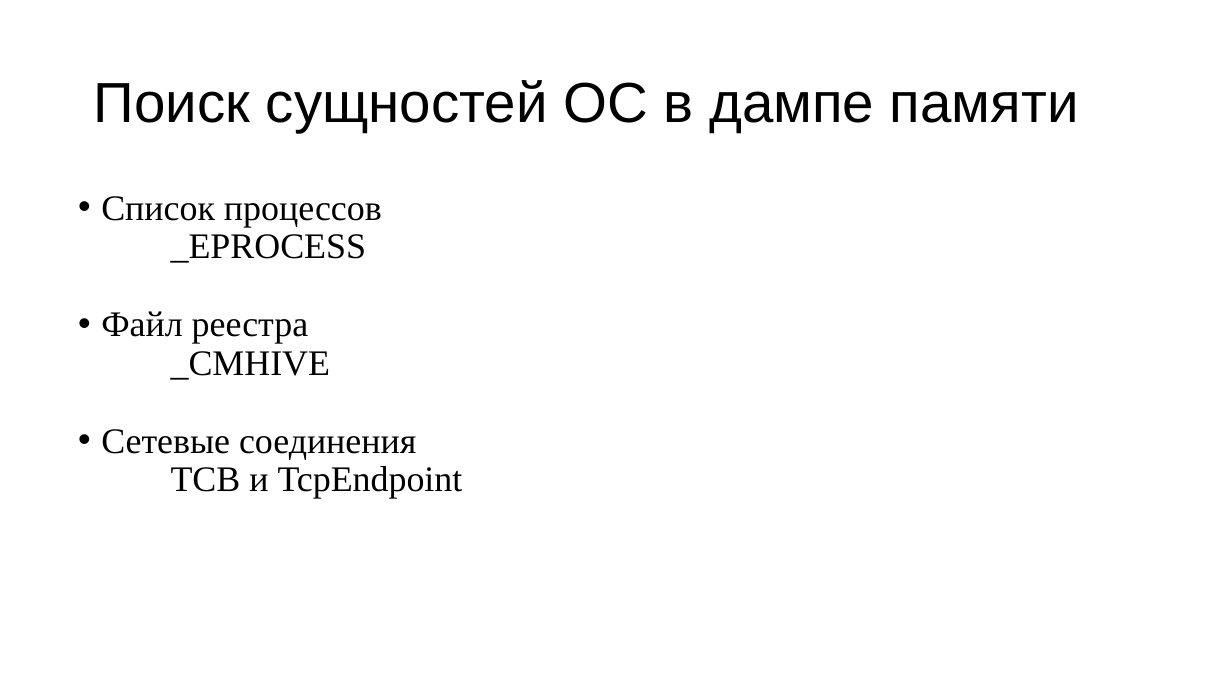
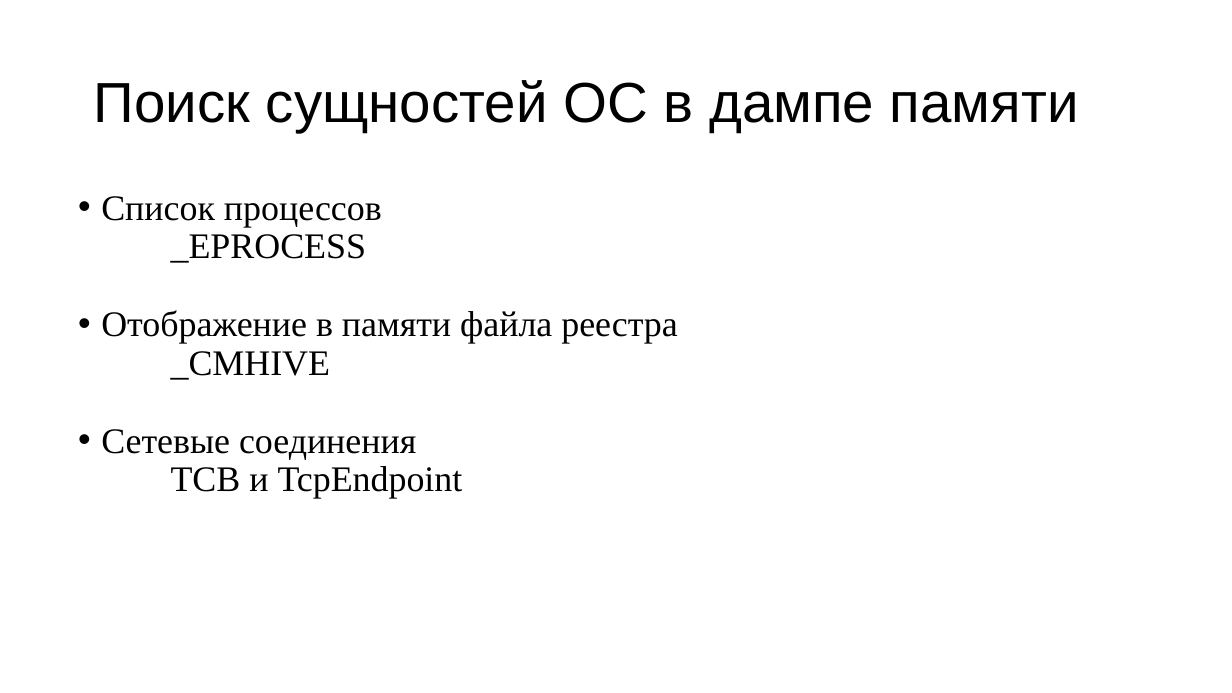
Before and after one commit to vasiliy249/diploma, a slide deck: slide 9 of diploma.pptx. Drawn at 1232x693 pixels with LibreOffice and Linux fonts; fonts in the diff are those of the drawing. Boxes give left, top, right and bottom in pixels: in the first picture for what was removed or moved away, otherwise in the second. Text is boxed around its words. In the diff, an @@ line names an element or a change of style, - is before the commit and + after.

```diff
--- a/diploma.pptx
+++ b/diploma.pptx
@@ text at [101, 310, 677, 344]: text changed @@
-• Файл реестра
+• Отображение в памяти файла реестра
```
Also in this commit, not shown: 1 other slide changed.
